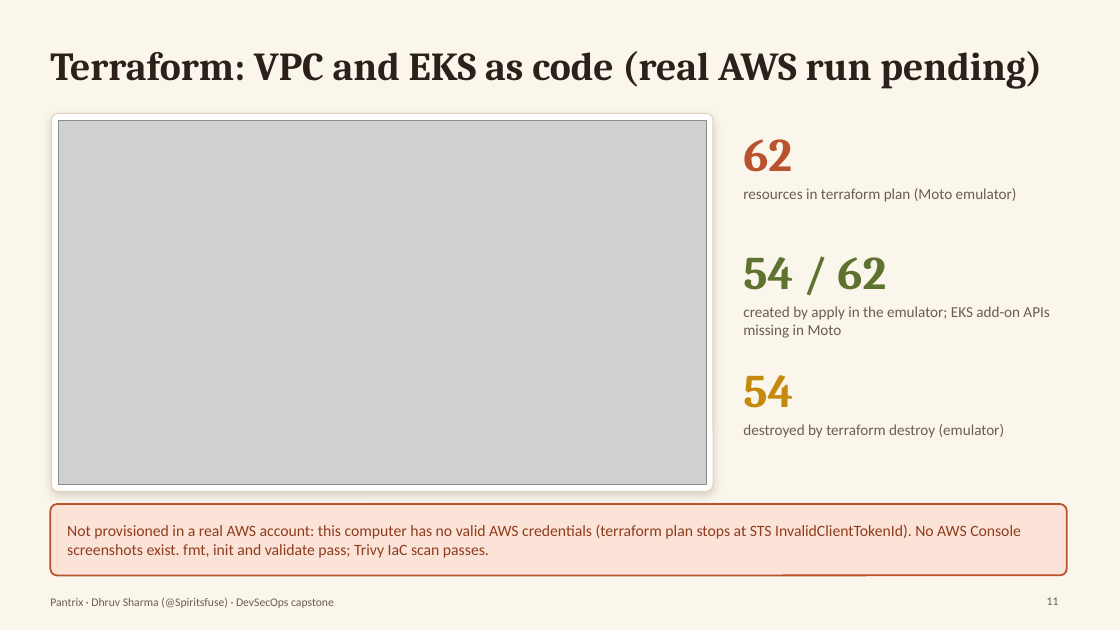
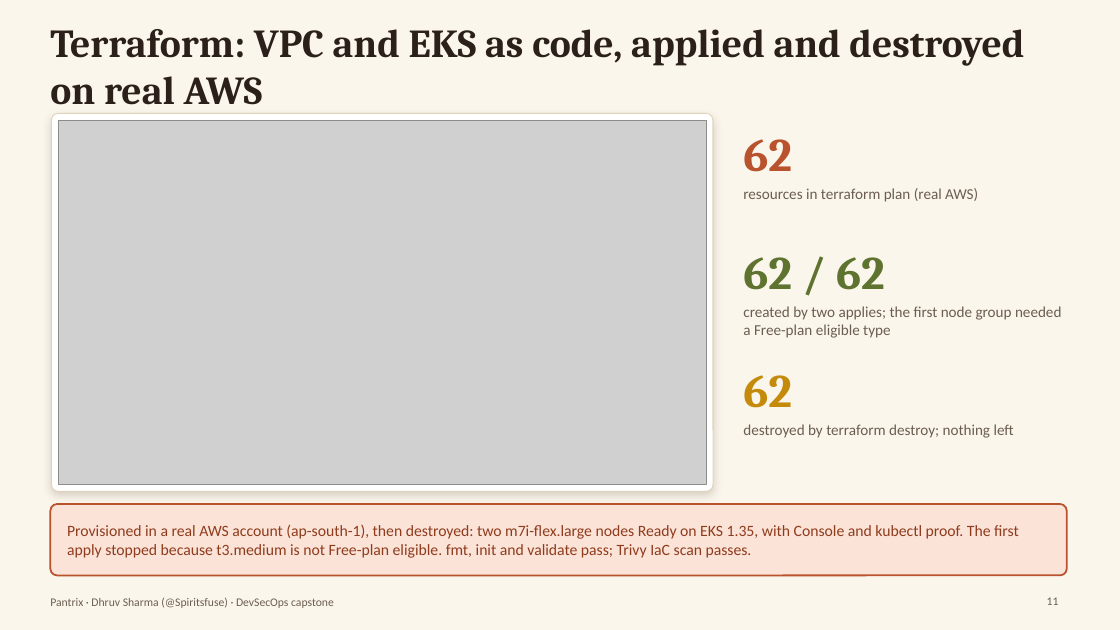
Before and after one commit to Spiritsfuse/pantrix, a slide deck: slide 11 of demo/presentation.pptx. Drawn at 1120x630 pixels with LibreOffice and Linux fonts; fonts in the diff are those of the drawing; grey boxes stand for pictures. Boxes give left, top, right and bottom in pixels: in the first picture for what was removed or moved away, otherwise in the second. Text is boxed around its words. In the diff, an @@ line names an element or a change of style, - is before the commit and + after.

Commit message:
Record the real AWS apply and destroy, the GitHub run logs, and a rebuilt video and deck
- Real terraform plan, apply (two attempts: the first stopped on a Free-plan
  node type), AWS Console proof, kubectl output and destroy, with a cleanup check.
- Real GitHub Actions logs: pytest, Trivy, GHCR push, kind smoke test, artifacts.
- Video: CI and Terraform parts replaced with the real runs; deck and PDF
  regenerated; splice, card and PPTX-text tools added under scripts/video.

```diff
--- a/demo/presentation.pptx
+++ b/demo/presentation.pptx
@@ title at (x1=50, y1=29, x2=1024, y2=114): text changed @@
-Terraform: VPC and EKS as code (real AWS run pending)
+Terraform: VPC and EKS as code, applied and destroyed on real AWS
@@ text at (x1=743, y1=188, x2=978, y2=202): text changed @@
-resources in terraform plan (Moto emulator)
+resources in terraform plan (real AWS)
@@ text at (x1=743, y1=257, x2=885, y2=290): text changed @@
-54 / 62
+62 / 62
@@ text at (x1=743, y1=306, x2=1061, y2=338): text changed @@
-created by apply in the emulator; EKS add-on APIs missing in Moto
+created by two applies; the first node group needed a Free-plan eligible type
@@ text at (x1=743, y1=375, x2=792, y2=408): text changed @@
-54
+62
@@ text at (x1=743, y1=424, x2=1014, y2=438): text changed @@
-destroyed by terraform destroy (emulator)
+destroyed by terraform destroy; nothing left
@@ text at (x1=67, y1=524, x2=1019, y2=558): text changed @@
-Not provisioned in a real AWS account: this computer has no valid AWS credentials (terraform plan stops at STS InvalidClientTokenId). No AWS Console screenshots exist. fmt, init and validate pass; Trivy IaC scan passes.
+Provisioned in a real AWS account (ap-south-1), then destroyed: two m7i-flex.large nodes Ready on EKS 1.35, with Console and kubectl proof. The first apply stopped because t3.medium is not Free-plan eligible. fmt, init and validate pass; Trivy IaC scan passes.
```
Also in this commit, not shown: 2 other slides changed, 59 other files.
